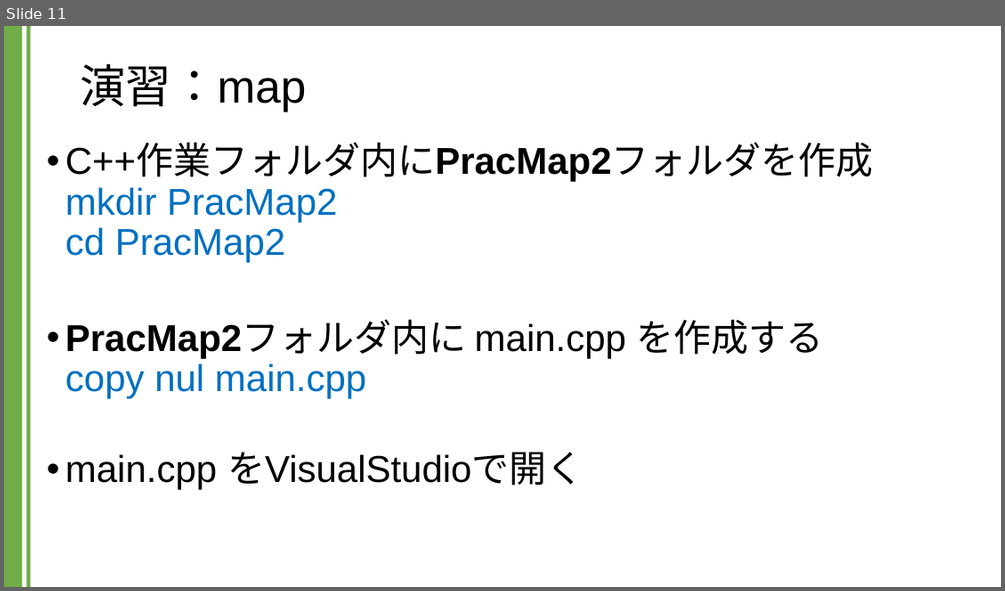
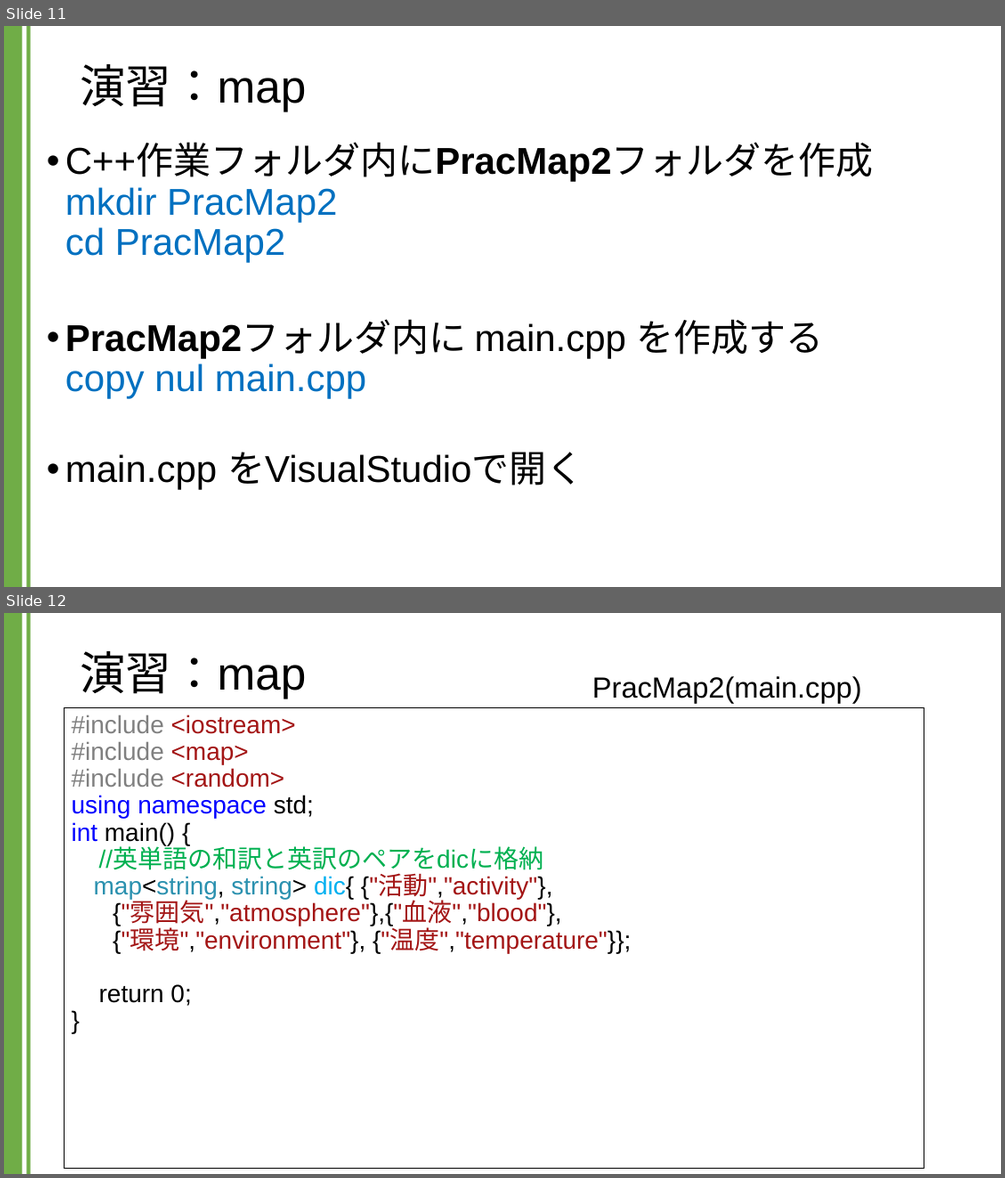
Before and after one commit to kic-murata/cpp2024, a slide deck: 授業資料/演習課題：map.pptx. Shown one above the other, each under a label of ours: slide 11 before the commit, slides 11 and 12 after it. The pictures are 1005x591 and 1005x1178 pixels, drawn with LibreOffice and Linux fonts; fonts in the diff are those of the drawing. Boxes give left, top, right and bottom in pixels: in the first picture for what was removed or moved away, otherwise in the second. Text is boxed around its words. In the diff, an @@ line names an element or a change of style, - is before the commit and + after.

```diff
--- a/授業資料/演習課題：map.pptx
+++ b/授業資料/演習課題：map.pptx
@@ slide 12 added at [4, 613, 1001, 1174], background #FFFFFF; not listed: 2 template elements that a slide beside it also shows @@
@@ title added at [80, 651, 306, 699], 44 pt, text #000000 @@
+演習：map
@@ text added at [592, 676, 862, 703], 28 pt, text #000000 @@
+PracMap2(main.cpp)
@@ text added at [64, 708, 923, 1167], fill #FFFFFF, outline #000000 0.75 pt, 24 pt, text #A31515 @@
+#include <iostream>
+#include <map>
+#include <random>
+using namespace std;
+int main() {
+//英単語の和訳と英訳のペアをdicに格納
+map<string, string> dic{ {"活動","activity"},
+{"雰囲気","atmosphere"},{"血液","blood"},
+{"環境","environment"}, {"温度","temperature"}};
+return 0;
+}
```
Also in this commit, not shown: 8 other slides added, 1 other file.
